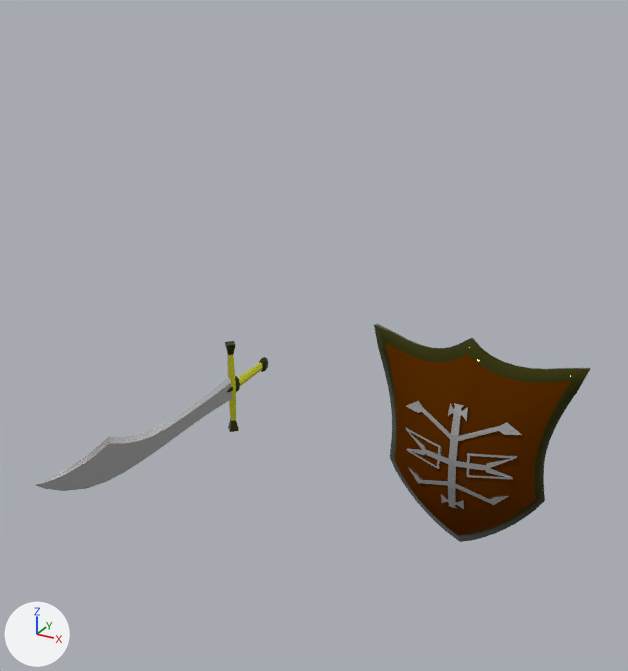
Renders of the Blender file By-Community/Brackeys - RPG Tutorial/Assets/Characters/Player.blend from each side of a commit.
Before and after are seen from a 50 mm camera at (1.02, -2.21, 2.08) aimed at (0.01, -0.37, 1.17). The lights are fixed; the arrows at lower left show +X, +Y and +Z.

The older version as bpy lines, for what is in view:
```python
ob_body_skin = bpy.data.objects.new('Body_Skin', me_mesh_skin)
ob_body_skin.location = (0.0, 0.0, 0.0)
ob_emblem = bpy.data.objects.new('Emblem', me_plane_001)
ob_emblem.parent = ob_shield
ob_emblem.location = (0.379, -0.192, 0.825)
ob_emblem.rotation_euler = (1.571, 0.0, 0.0)  # degrees (90, 0, 0)
ob_emblem.scale = (0.219, 0.219, 0.219)
ob_hair = bpy.data.objects.new('Hair', me_mesh_hair)
ob_hair.location = (0.0, 0.0, 0.0)
ob_plate_chest = bpy.data.objects.new('Plate_Chest', me_mesh_platechest)
ob_plate_chest.location = (0.0, 0.013, 1.305)
ob_plate_helmet = bpy.data.objects.new('Plate_Helmet', me_mesh_platehelmet)
ob_plate_helmet.location = (0.0, -0.006, 1.756)
ob_plate_helmet.scale = (0.141, 0.149, 0.201)
ob_plate_legs = bpy.data.objects.new('Plate_Legs', me_mesh_platelegs)
ob_plate_legs.location = (0.0, 0.02, 0.606)
ob_shield = bpy.data.objects.new('Shield', me_surfpatch)
ob_shield.location = (0.379, -0.192, 0.825)
ob_shoe = bpy.data.objects.new('Shoe', me_mesh_shoe)
ob_shoe.location = (0.0, 0.0, 0.0)
ob_sword = bpy.data.objects.new('Sword', me_mesh_sword)
ob_sword.location = (-0.383, -0.086, 0.833)
```
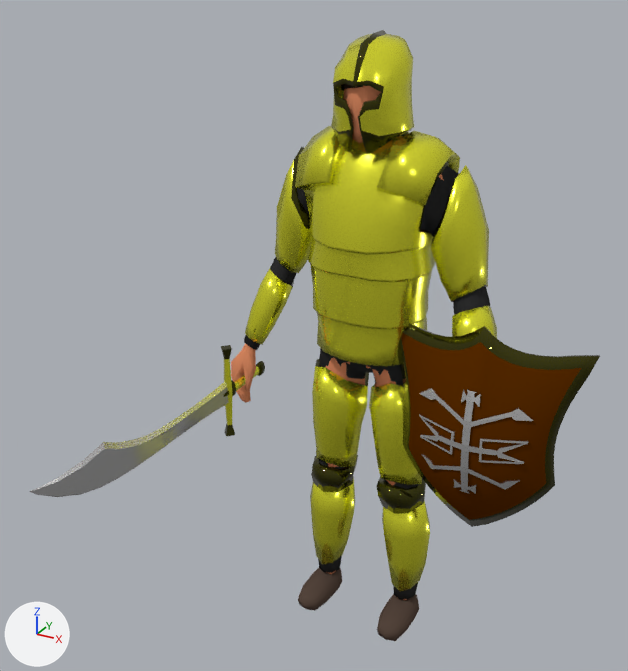
Location of each change, (x1, y1, x2, y2) in pixels of the pictures (628 x 671 px):
'Plate_Chest', shown (yellow)
    after: (244, 126, 497, 366)
'Shield', moved
    before: (374, 324, 590, 542)
    after: (398, 324, 600, 527)
'Plate_Legs', shown (yellow)
    after: (310, 348, 430, 599)
'Plate_Helmet', shown (yellow)
    after: (331, 30, 414, 154)
'Sword', moved
    before: (36, 341, 268, 491)
    after: (29, 345, 265, 497)
'Emblem', deleted
    before: (406, 400, 522, 509)
'Shoe', shown (brown)
    after: (298, 568, 419, 641)
'Body_Skin', shown
    after: (231, 86, 443, 600)
'Hair', shown
    after: (341, 84, 363, 91)

The change in detail:
Object 'Body_Skin' (ob_body_skin) is now shown.
Object 'Hair' (ob_hair) is now shown.
Object 'Plate_Chest' (ob_plate_chest) is now shown.
Object 'Plate_Helmet' (ob_plate_helmet) is now shown.
Object 'Plate_Legs' (ob_plate_legs) is now shown.
Object 'Shoe' (ob_shoe) is now shown.
Object 'Sword' (ob_sword) moves from (-0.383, -0.086, 0.833) to (-0.384, -0.106, 0.827).
Object 'Shield' (ob_shield) moves from (0.379, -0.192, 0.825) to (0.384, -0.106, 0.827).
Object 'Emblem' (ob_emblem) is deleted.
